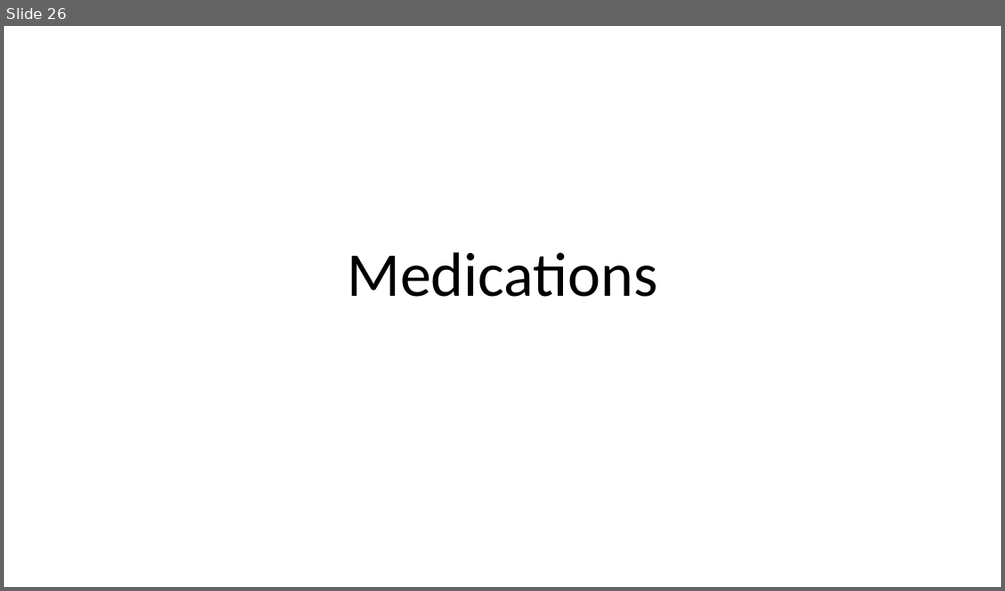
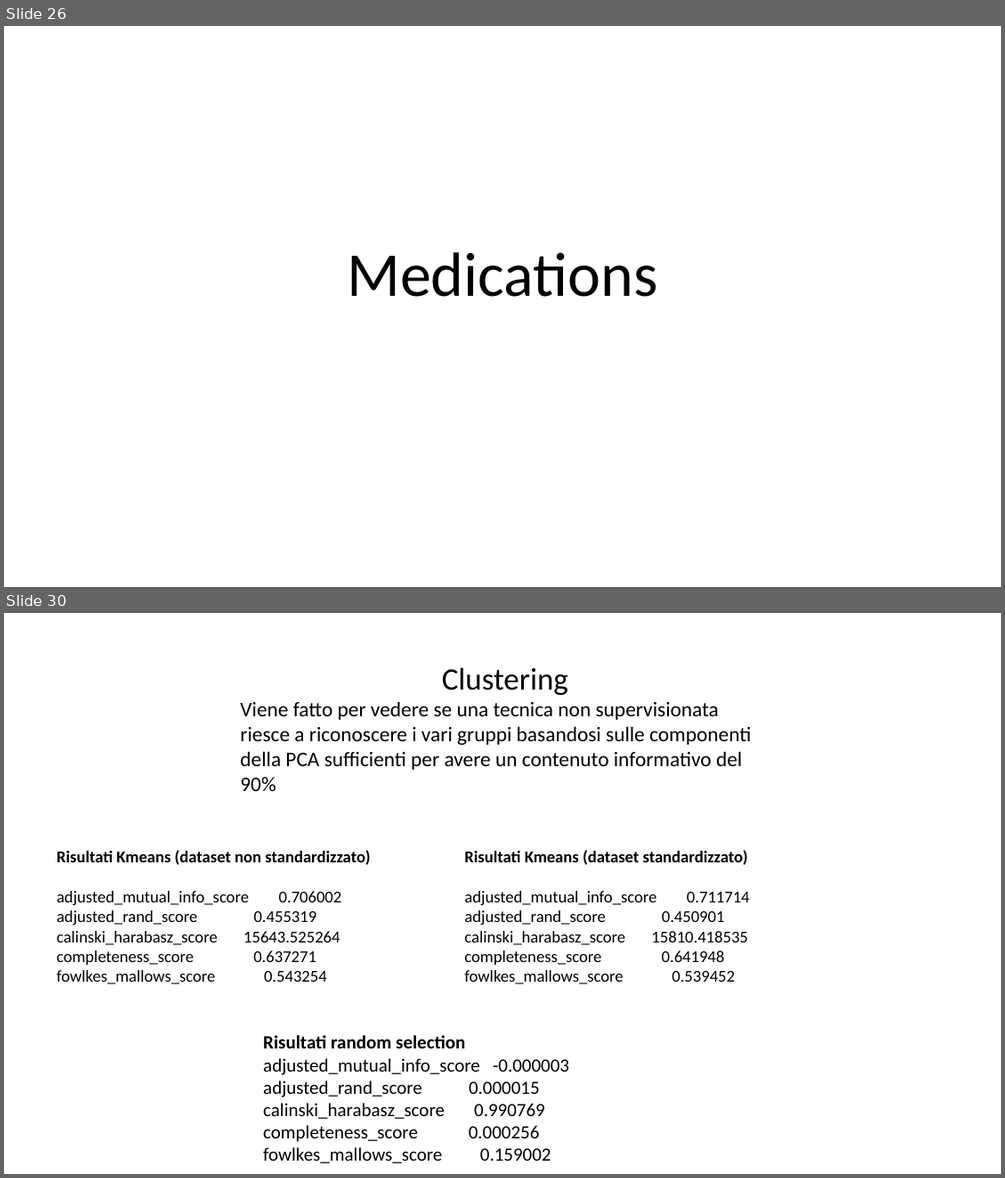
Before and after one commit to UPOD-datascience/ODIN, a slide deck: assets/ppt/data_exploration.pptx. Shown one above the other, each under a label of ours: slide 26 before the commit, slides 26 and 30 after it; the slides between them are not shown. The pictures are 1005x591 and 1005x1178 pixels, drawn with LibreOffice and Linux fonts; fonts in the diff are those of the drawing. Boxes give left, top, right and bottom in pixels: in the first picture for what was removed or moved away, otherwise in the second. Text is boxed around its words. In the diff, an @@ line names an element or a change of style, - is before the commit and + after.

```diff
--- a/assets/ppt/data_exploration.pptx
+++ b/assets/ppt/data_exploration.pptx
@@ slide 30 added at [4, 613, 1001, 1174], background #FFFFFF @@
@@ text added at [240, 667, 751, 791], 20 pt, text #000000 @@
+Clustering
+Viene fatto per vedere se una tecnica non supervisionata riesce a riconoscere i vari gruppi basandosi sulle componenti della PCA sufficienti per avere un contenuto informativo del 90%
@@ text added at [57, 850, 370, 984], 16 pt, text #000000 @@
+Risultati Kmeans (dataset non standardizzato)
+adjusted_mutual_info_score 0.706002
+adjusted_rand_score 0.455319
+calinski_harabasz_score 15643.525264
+completeness_score 0.637271
+fowlkes_mallows_score 0.543254
@@ text added at [464, 850, 750, 984], 16 pt, text #000000 @@
+Risultati Kmeans (dataset standardizzato)
+adjusted_mutual_info_score 0.711714
+adjusted_rand_score 0.450901
+calinski_harabasz_score 15810.418535
+completeness_score 0.641948
+fowlkes_mallows_score 0.539452
@@ text added at [263, 1035, 569, 1163], 18 pt, text #000000 @@
+Risultati random selection
+adjusted_mutual_info_score -0.000003
+adjusted_rand_score 0.000015
+calinski_harabasz_score 0.990769
+completeness_score 0.000256
+fowlkes_mallows_score 0.159002
```
Also in this commit, not shown: 3 slides changed, 4 other slides added, 1 slide removed, 4 other files.
